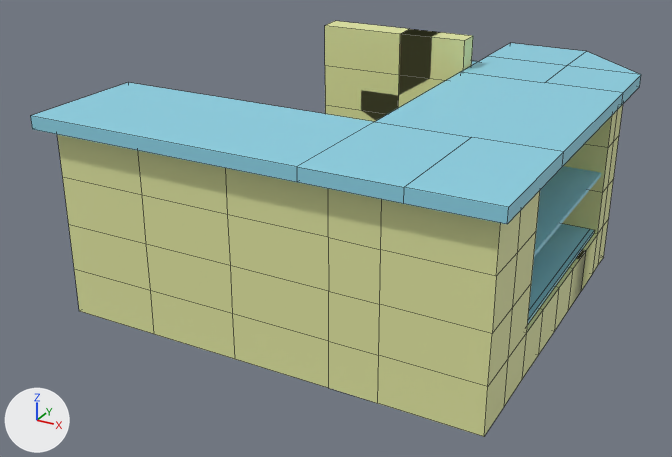
Renders of the FBX model counter.fbx from each side of a commit.
Rendered twice from a 50 mm camera at (6.07, -19.53, 9.48) aimed at (-3.04, -2.97, 1.2). Lighting does not change. The marker at lower left points along +X, +Y and +Z. Mesh edges are drawn as thin lines on the coarser meshes. Where no turn or scale is listed for an object, it has been applied to the vertices. Vertices at the same position are counted once.

Objects in the first picture: 'counter', 'countertop', 'shelves_counter', 'shelves_counter.001'.
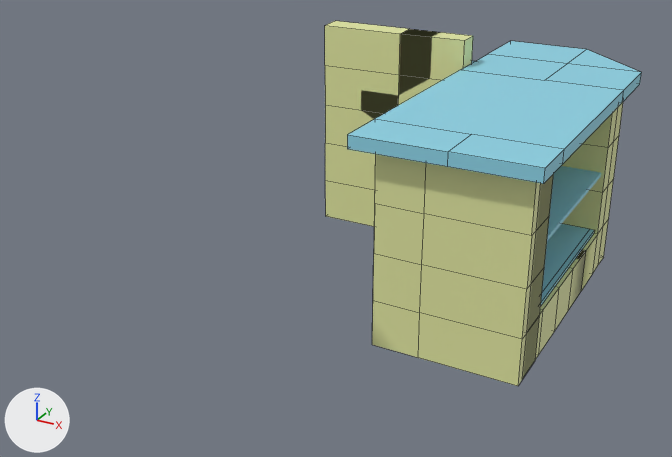
Patch to the scene script:
```diff
--- a/counter.fbx.py
+++ b/counter.fbx.py
@@ me_cube_001 @@
 me_cube_001.from_pydata(...)  # 32 vertices, 28 faces; spans x -5.32..4.2, y -8.8..1.68, z -0.13..0.13
 # used by ob_countertop; location = (-1.98, 1.49, 4.17)
 # verts and faces of me_cube_001; kept vertices keep their numbers, new ones are numbered from 32
 # before: 18 (0.6, -5.98, 0.13) at pixel (374, 121), 21 (0.6, -5.98, -0.13), 22 (4.2, -8.8, -0.13) at pixel (507, 224), 23 (4.2, -8.8, 0.13) at pixel (508, 207), 24 (0.6, -8.8, 0.13) at pixel (296, 166)
 # before: 25 (2.53, -8.8, -0.13) at pixel (403, 203), 26 (2.53, -8.8, 0.13) at pixel (404, 187), 27 (0.6, -8.8, -0.13) at pixel (296, 182), 28 (-5.32, -5.98, 0.13) at pixel (128, 82), 29 (-5.32, -5.98, -0.13)
 # before: 30 (-5.32, -8.8, 0.13) at pixel (30, 115), 31 (-5.32, -8.8, -0.13) at pixel (32, 129)
+# me_cube_001 part 2
+delete_vertices([*range(28, 32)])  # with the faces that use them
+for i in [*range(22, 28)]: verts[i] += (0.0, 1.75, 0.0)
+faces += [(18, 21, 27, 24)]
 me_cube_001.materials.append(mat_counter_top_shelves)
@@ me_vert @@
 # used by ob_counter; location = (0.0, 0.0, 0.0)
-me_vert.from_pydata(...)  # 231 vertices, 222 faces; spans x -6.99..2.02, y -7.0..2.98, z 0.0..4.99
+me_vert.from_pydata(...)  # 194 vertices, 184 faces; spans x -4.98..2.02, y -5.25..2.98, z 0.0..4.99
+# me_vert part 1
+# 43 vertices are removed from x -6.99..-0.98, y -6.98..-5.01, z 0.0..4.06
+# 45 faces are deleted
+# 10 vertices in x 2.02, y -7.0..-6.0, z 0.0..4.06 move by (0.0, 1.75, 0.0)
+# 6 vertices in x 0.01, y -6.98..-5.98, z 0.0..4.06 move by (0.0, 1.74, 0.0)
+# 6 new vertices lie (-0.99, 0.01, 0.0) away from vertices in x 0.01, y -6.98..-5.98, z 0.0..4.06
+# 7 new faces join them
 me_vert.materials.append(mat_counter)
@@ ob_countertop @@
 ob_countertop = bpy.data.objects.new('countertop', me_cube_001)
-ob_countertop.location = (-1.98, 1.49, 4.17)
+ob_countertop.location = (-1.98, 1.49, 4.23)
```

Location of each change, [x1, y1, x2, y2] in pixels of the pictures (672 x 457 px):
'counter', reshaped (47% narrower, 12% shorter): before [57, 21, 623, 437]; after [325, 21, 623, 386]
'countertop', reshaped, moved (52% narrower, 21% shorter): before [30, 43, 641, 224]; after [347, 41, 642, 184]
part 1 of me_vert, cut back: before [57, 134, 540, 437]; after [372, 154, 554, 386]
part 2 of me_cube_001, cut back: before [30, 82, 564, 224]; after [347, 119, 564, 184]
